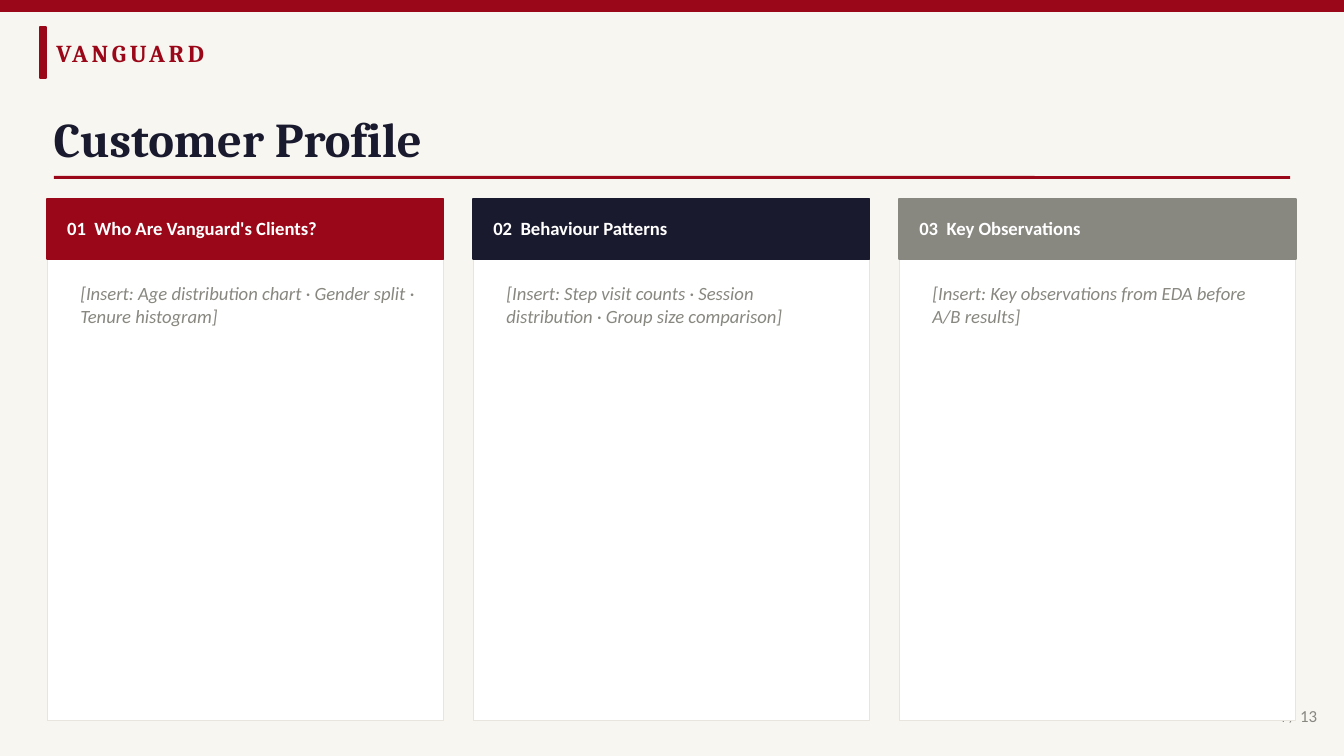
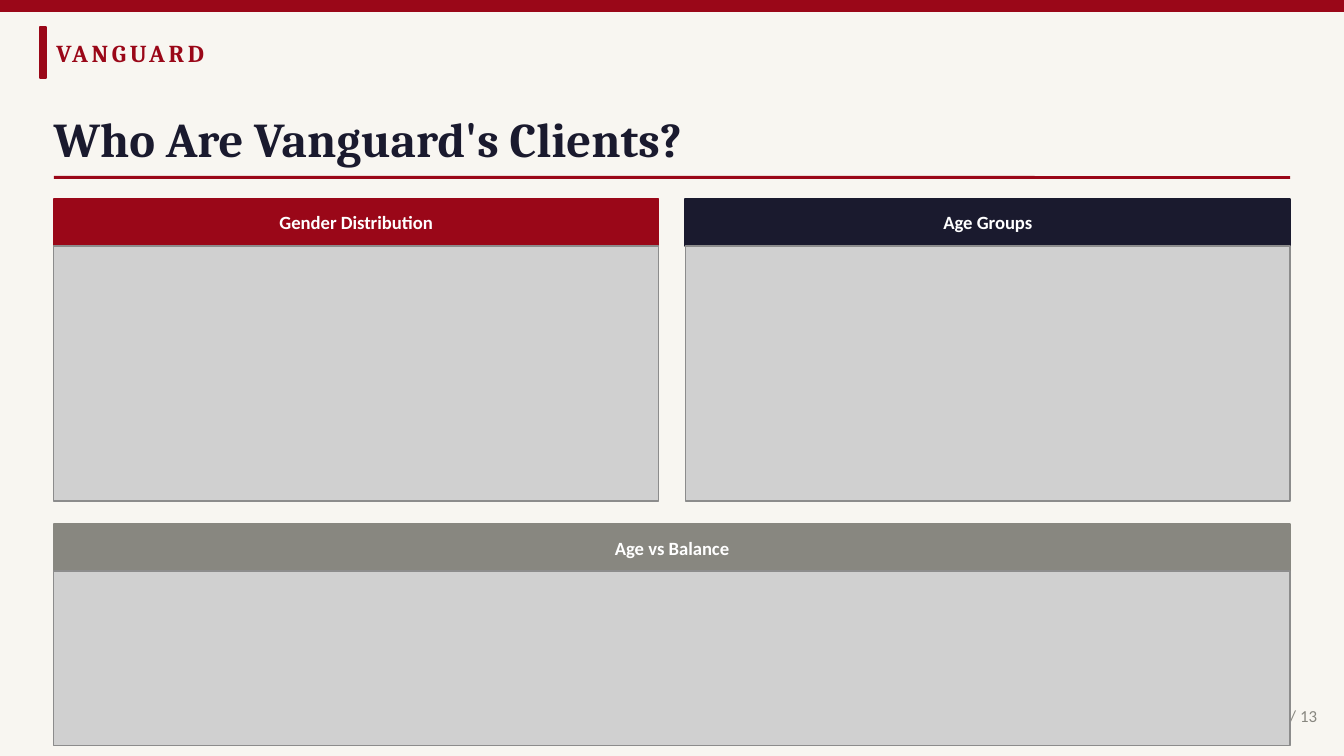
Before and after one commit to craftedbygaby/AB_testing, a slide deck: slide 4 of Vanguard_ABTest_Presentation.pptx. Drawn at 1344x756 pixels with LibreOffice and Linux fonts; fonts in the diff are those of the drawing; grey boxes stand for pictures. Boxes give left, top, right and bottom in pixels: in the first picture for what was removed or moved away, otherwise in the second. Text is boxed around its words. In the diff, an @@ line names an element or a change of style, - is before the commit and + after.

```diff
--- a/Vanguard_ABTest_Presentation.pptx
+++ b/Vanguard_ABTest_Presentation.pptx
@@ text at (54, 123, 682, 167): text changed @@
-Customer Profile
+Who Are Vanguard's Clients?
@@ rectangle removed at (47, 199, 444, 720) @@
@@ rectangle: place and size @@
-rectangle at (47, 199, 444, 259)
+rectangle at (54, 199, 659, 246)
@@ rectangle removed at (473, 199, 870, 720) @@
@@ rectangle: place and size @@
-rectangle at (473, 199, 870, 259)
+rectangle at (685, 199, 1290, 246)
@@ rectangle removed at (899, 199, 1296, 720) @@
@@ rectangle removed at (899, 199, 1296, 259) @@
@@ text removed at (67, 222, 317, 238) @@
-01 Who Are Vanguard's Clients?
@@ text added at (279, 216, 433, 229), 10 pt, text #FFFFFF, bold @@
+Gender Distribution
@@ text removed at (493, 222, 667, 235) @@
-02 Behaviour Patterns
@@ text removed at (919, 222, 1081, 238) @@
-03 Key Observations
@@ text added at (943, 216, 1033, 232), 10 pt, text #FFFFFF, bold @@
+Age Groups
@@ picture added at (54, 246, 659, 501) @@
@@ picture added at (685, 246, 1290, 501) @@
@@ text removed at (80, 286, 406, 326) @@
-[Insert: Age distribution chart · Gender split · Tenure histogram]
@@ text removed at (506, 286, 782, 326) @@
-[Insert: Step visit counts · Session distribution · Group size comparison]
@@ text removed at (932, 286, 1246, 326) @@
-[Insert: Key observations from EDA before A/B results]
@@ rectangle added at (54, 524, 1290, 571), fill #888780, outline #888780 1 pt @@
@@ text added at (615, 542, 730, 558), 10 pt, text #FFFFFF, bold @@
+Age vs Balance
@@ picture added at (54, 571, 1290, 746) @@
```
Also in this commit, not shown: 3 other files.
